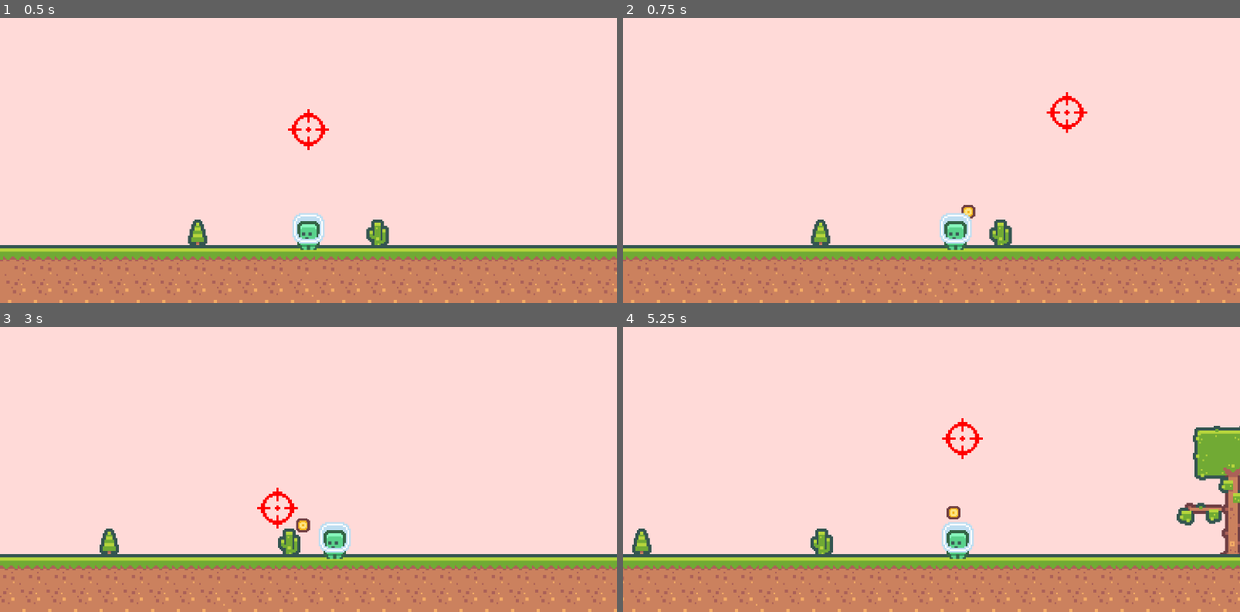
Above: before the commit, frames 1-4 (two rows, left to right).
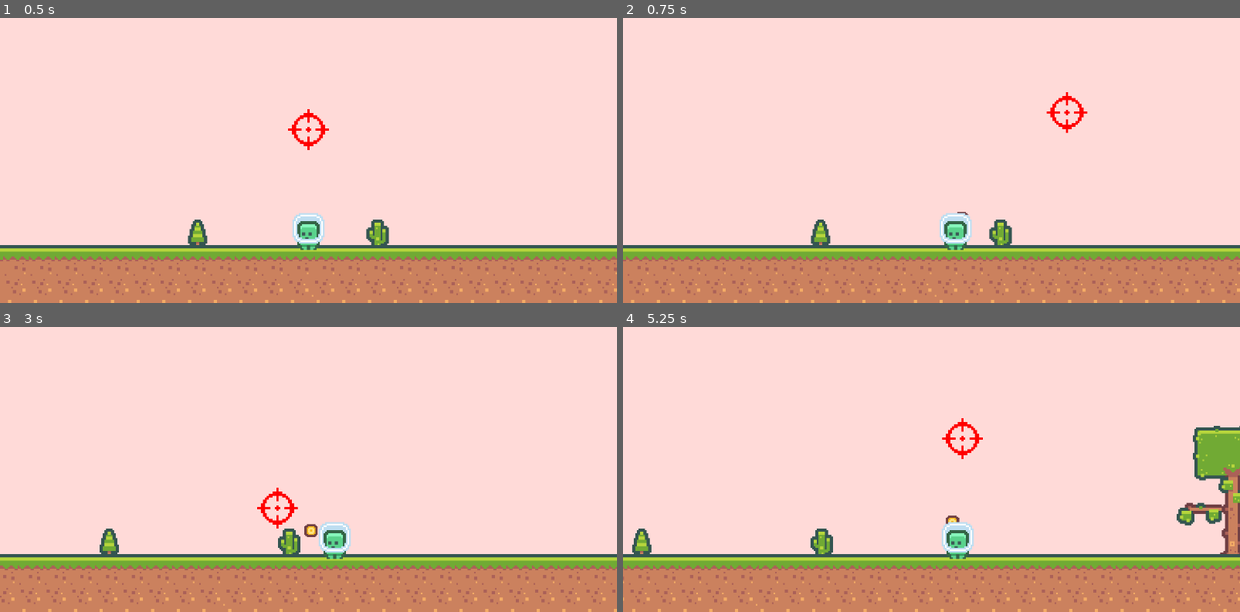
Above: after the commit, the same moments.

Repository: jesse-and-brian/Godot-4-Projects
Game: Godot game, scene res://Root.tscn
Same seed, same stepped clock (60 frames per second), same inputs: the game is played once before the commit and once after it.
Inputs (mouse positions are in pixels of both pictures, inside the frame that each line leads up to):
- Up to frame 1 (0.5 s): no input
- Up to frame 2 (0.75 s): tap Enter at 0.5 s; move the mouse to (1067, 112) at 0.52 s; hold D from 0.53 s (still down); click (1067, 112) at 0.67 s
- Up to frame 3 (3 s): tap Space at 0.77, 1.52 s; move the mouse to (185, 455) at 1.27 s; move the mouse to (370, 361) at 2.02 s; release D at 2.03 s; hold A 2.03-2.78 s; move the mouse to (277, 506) at 2.77 s; hold D from 2.78 s (still down); click (277, 506) at 2.92 s
- Up to frame 4 (5.25 s): tap Space at 3.02, 3.77, 4.52 s; move the mouse to (1116, 489) at 3.52 s; move the mouse to (746, 386) at 4.27 s; release D at 4.28 s; hold A 4.28-5.03 s; move the mouse to (962, 438) at 5.02 s; hold D from 5.03 s (still down); click (962, 438) at 5.17 s

Frame 1 is identical in both runs. In frame 2, less than 0.1% of the frame differs, in the area x 54-58%, y 65-71%; in frame 3, 0.2%, in the area x 47-52%, y 67-74%; in frame 4, 0.1%.

Commit message:
More aiming fixes

Diff:
--- a/Tame Guns/playerBullet.gd
+++ b/Tame Guns/playerBullet.gd
@@ -1,6 +1,6 @@
 extends Area2D
 
-@onready var speed = 6 												 # bullet speed multiplier
+@onready var speed = 4 												 # bullet speed multiplier
 @onready var playerMoving = get_node("../Player").isMoving			 # Is Player moving yes/no
 @onready var playerLocation = get_node("../Player").global_position  # Location of player on bullet creation
 @onready var playerVelocity = get_node("../Player").velocity
@@ -13,17 +13,22 @@
 	#print(target) # print location of Crosshair node at creation of bullet instance
 
 func _process(delta):
-	#position += (target - playerLocation) * speed * delta
-
-	print(playerMoving)
+	print(position.x)
 
 	if playerMoving == false:
 		position = global_position.move_toward(target, speed)
+	#position += (target - playerLocation) * speed * delta   # Old Version of bullet behavior
 
 	if playerMoving == true:
-		position = position.move_toward(target, speed)
-		#position = position.move_toward(get_node("../Crosshair").global_position, speed)
+		position = global_position.move_toward(target, speed)
 
+#		if target != get_node("../Crosshair").global_position and position.x > 0 and position <= ( target - Vector2(3,0) ):
+#			position += (get_node("../Crosshair").global_position - playerLocation) * speed * delta
+#			#position = position.move_toward(get_node("../Crosshair").global_position, speed+20)
+#
+#		if target != get_node("../Crosshair").global_position and position.x < 0 and position >= ( target - Vector2(-3,0) ):
+#			position += (get_node("../Crosshair").global_position - playerLocation) * speed * delta
+#			#position = position.move_toward(get_node("../Crosshair").global_position, speed+20)
 func _physics_process(delta):
 	pass
 	#position += (target - playerLocation) * speed * delta
@@ -39,7 +44,7 @@
 #	if (playerLocation.y - target.y) < 50:
 #		position += (target - playerLocation) * closeSpeed  * delta
 
-	scale += Vector2(-.1,-.1) * 10 * delta # Make bullets get smaller as they travel
+	scale += Vector2(-.1,-.1) * 15 * delta # Make bullets get smaller as they travel
 
 	if global_position.y == target.y:
 		queue_free()
Not shown, added: Tame Guns/RooAAAE.tmp
